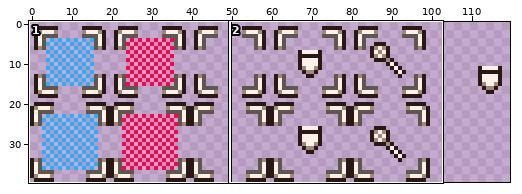
One commit to this sprite sheet: gfx/select.png. Above, an overview of the earlier version with the close-up marked.
Close-up. As it was:
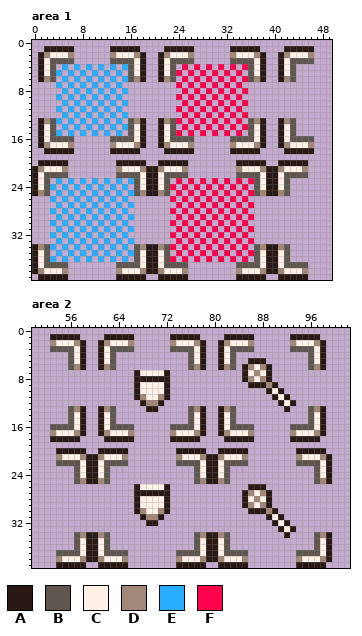
The file is 120x40 pixels. Shown: area 1: x 0..49, y 0..39; area 2: x 50..102, y 0..39. The commit also changed other parts of the picture, which this record leaves out.
Palette (. is transparent): A #291814  B #5f574f  C #fff1e8  D #a28879  E #29adff  F #ff004d
And afterwards:
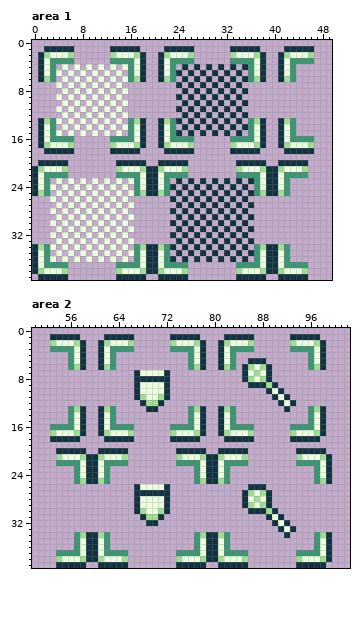
Changes in this commit:
colour A: #291814 -> #103443
colour B: #5f574f -> #389874
colour C: #fff1e8 -> #eaffdd
colour D: #a28879 -> #9fde93
Changed rows in their new state; - is a pixel that keeps its letter.
Area 1:
first column x 4:
 4 -C-C-C-C-C-C---------A-A-A-A-A-A
 5 C-C-C-C-C-C---------A-A-A-A-A-A-
 6 -C-C-C-C-C-C---------A-A-A-A-A-A
 7 C-C-C-C-C-C---------A-A-A-A-A-A-
 8 -C-C-C-C-C-C---------A-A-A-A-A-A
 9 C-C-C-C-C-C---------A-A-A-A-A-A-
10 -C-C-C-C-C-C---------A-A-A-A-A-A
11 C-C-C-C-C-C---------A-A-A-A-A-A-
12 -C-C-C-C-C-C---------A-A-A-A-A-A
13 C-C-C-C-C-C---------A-A-A-A-A-A-
14 -C-C-C-C-C-C---------A-A-A-A-A-A
15 C-C-C-C-C-C---------A-A-A-A-A-A-
first column x 3:
23 -C-C-C-C-C-C-C-------A-A-A-A-A-A-A
24 C-C-C-C-C-C-C-------A-A-A-A-A-A-A-
25 -C-C-C-C-C-C-C-------A-A-A-A-A-A-A
26 C-C-C-C-C-C-C-------A-A-A-A-A-A-A-
27 -C-C-C-C-C-C-C-------A-A-A-A-A-A-A
28 C-C-C-C-C-C-C-------A-A-A-A-A-A-A-
29 -C-C-C-C-C-C-C-------A-A-A-A-A-A-A
30 C-C-C-C-C-C-C-------A-A-A-A-A-A-A-
31 -C-C-C-C-C-C-C-------A-A-A-A-A-A-A
32 C-C-C-C-C-C-C-------A-A-A-A-A-A-A-
33 -C-C-C-C-C-C-C-------A-A-A-A-A-A-A
34 C-C-C-C-C-C-C-------A-A-A-A-A-A-A-
35 -C-C-C-C-C-C-C-------A-A-A-A-A-A-A
36 C-C-C-C-C-C-C-------A-A-A-A-A-A-A-
